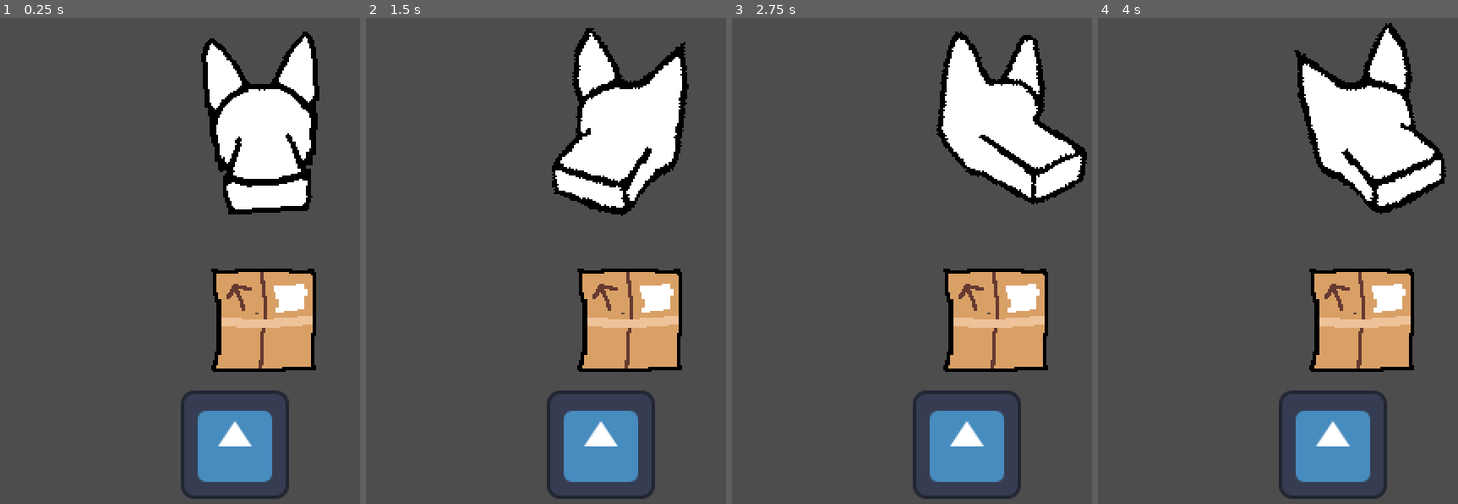
Above: before the commit, frames 1-4 (left to right).
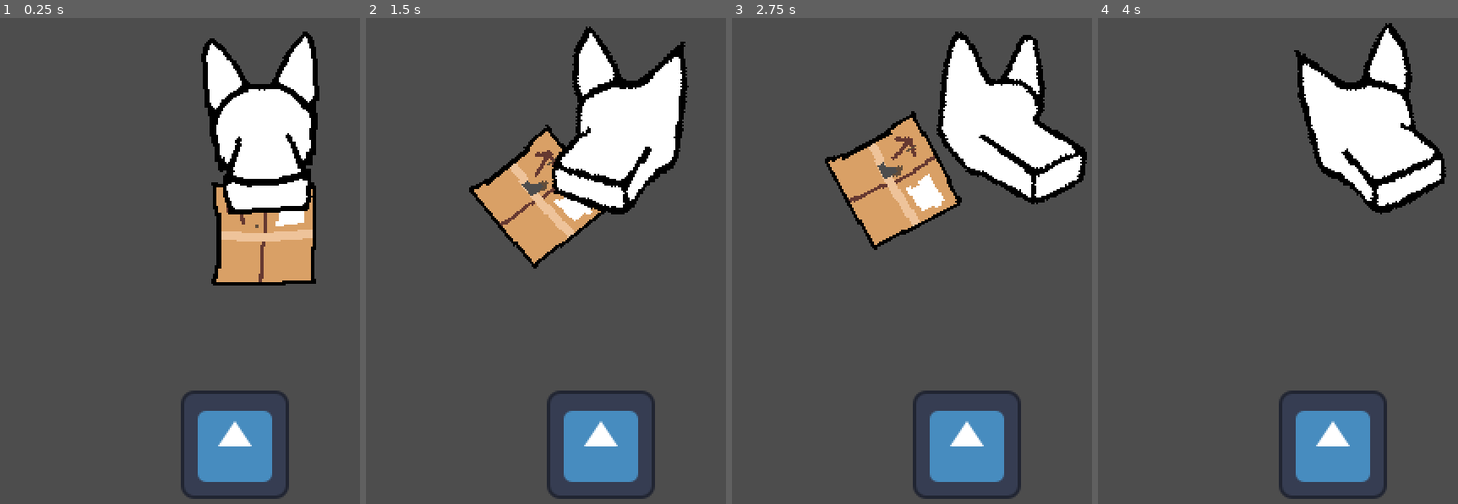
Above: after the commit, the same moments.

Repository: kennethbchen/RGHRGHRGH-Game
Game: Godot game, scene res://scenes/game.tscn
The game is run twice, just before and just after one commit, with the same random seed, the same clock (stepped at 60 frames per second) and the same inputs. The engine's default icon, where the game draws it, is replaced by a stand-in: a white triangle on a blue panel in a dark square.
Inputs (mouse positions are in pixels of both pictures, inside the frame that each line leads up to):
- Up to frame 1 (0.25 s): no input
- Up to frame 2 (1.5 s): tap Enter at 0.5 s; move the mouse to (outside the picture) at 0.52 s; press the mouse at (outside the picture) at 0.53 s; tap Space at 1.25 s; move the mouse to (531, 319) at 1.27 s; release the mouse at (531, 319) at 1.28 s; click (531, 319) at 1.35 s
- Up to frame 3 (2.75 s): move the mouse to (1059, 173) at 2.02 s; press the mouse at (1059, 173) at 2.03 s
- Up to frame 4 (4 s): tap Enter at 2.75 s; move the mouse to (1342, 401) at 2.77 s; release the mouse at (1342, 401) at 2.78 s; click (1342, 401) at 2.85 s; move the mouse to (outside the picture) at 3.52 s; press the mouse at (outside the picture) at 3.53 s

The runs differ from the first frame. In frame 1, 8.9% of the frame differs, in the area x 58-88%, y 33-73%; in frame 2, 11%; in frame 3, 12%, in the area x 25-88%, y 19-73%; in frame 4, 5.9%.

Commit message:
Implemented increasing erosion factor when being shaken (probably doesn't work with multiple instances of biteable)

Diff:
--- a/materials/erosion_material.tres
+++ b/materials/erosion_material.tres
@@ -5,6 +5,6 @@
 [resource]
 shader = ExtResource("1_lyogm")
 shader_parameter/ErosionFactor = 0.0
-shader_parameter/MaxErosion = 0.5
+shader_parameter/MaxErosion = 0.4
 shader_parameter/SpriteSize = 64
 shader_parameter/InsideColor = Color(0.39, 0.307385, 0.2301, 1)
--- a/scenes/game.tscn
+++ b/scenes/game.tscn
@@ -63,12 +63,13 @@
 
 [node name="Biteable" type="CharacterBody2D" parent="."]
 z_index = -1
-position = Vector2(156, 178)
+position = Vector2(156, 127)
 collision_layer = 0
 collision_mask = 0
 motion_mode = 1
 script = ExtResource("6_qxxue")
 angular_velocity_limit = 20.0
+erosion_levels = 20
 
 [node name="CollisionShape2D" type="CollisionShape2D" parent="Biteable"]
 visible = false
--- a/scripts/biteable_prop.gd
+++ b/scripts/biteable_prop.gd
@@ -3,7 +3,10 @@
 enum STATE {NORMAL, BITTEN, DESTROYED}
 
 @export var velocity_limit: float = 800
+
 @export var angular_velocity_limit: float = 4
+
+@export var erosion_levels: int = 10
 
 @onready var sprite: Sprite2D = $Sprite2D
 
@@ -17,8 +20,14 @@
 var estimated_velocity: Vector2
 var estimated_angular_velocity: float
 
+var current_erosion_level: int = 0:
+	set(value):
+		current_erosion_level += 1
+		current_erosion_level = clamp(current_erosion_level, 0, erosion_levels)
+
 func _ready() -> void:
-	pass
+
+	sprite.material.set("shader_parameter/ErosionFactor", 0)
 
 func _process(delta: float) -> void:
 
@@ -44,6 +53,10 @@
 
 func _on_shaken() -> void:
 
+	current_erosion_level += 1
+	var erosion_factor: float = (1.0 / erosion_levels) * current_erosion_level
+
+	sprite.material.set("shader_parameter/ErosionFactor", erosion_factor)
 	sprite.bump(estimated_velocity.normalized() * 35)
 
 
